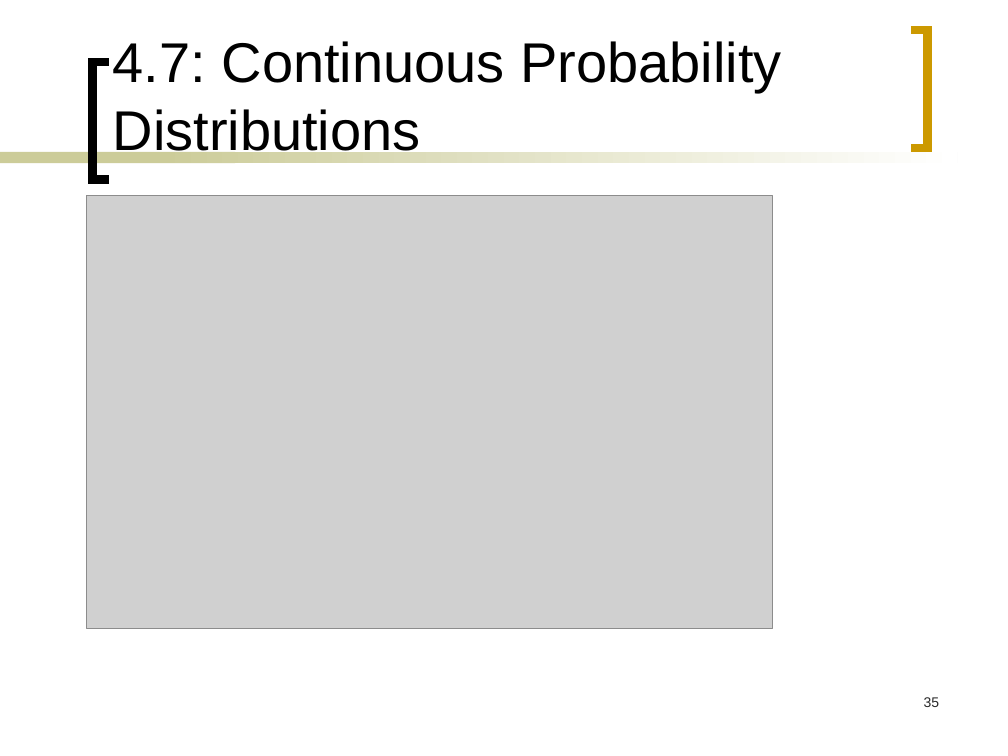
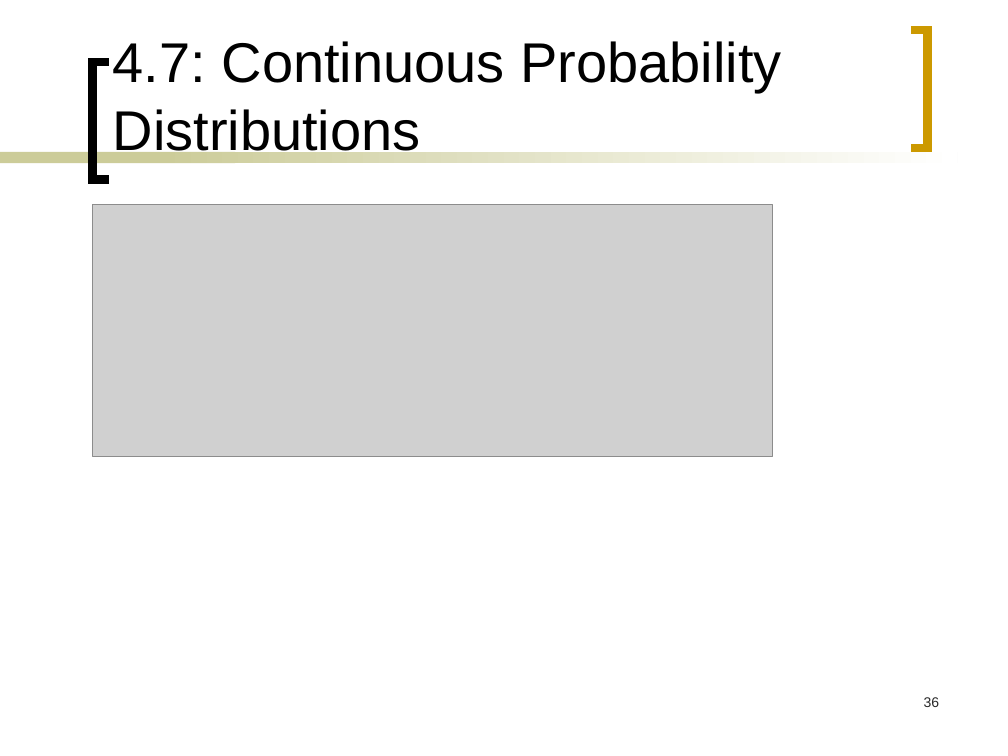
Before and after one commit to arghyadipchak/B2Sem1, a slide deck: slide 36 of Statistics/Lectures/Lecture04.ppt (slide 35 before the commit). Drawn at 1008x756 pixels with LibreOffice and Linux fonts; fonts in the diff are those of the drawing; grey boxes stand for pictures. Boxes give left, top, right and bottom in pixels: in the first picture for what was removed or moved away, otherwise in the second. Text is boxed around its words. In the diff, an @@ line names an element or a change of style, - is before the commit and + after.

```diff
--- a/Statistics/Lectures/Lecture04.ppt
+++ b/Statistics/Lectures/Lecture04.ppt
@@ picture resized from (x1=86, y1=196, x2=772, y2=628) to (x1=92, y1=205, x2=772, y2=457) @@
@@ page number at (x1=924, y1=697, x2=940, y2=707): text changed @@
-35
+36
```
Also in this commit, not shown: 6 other slides changed, 1 slide added, 23 other files.
